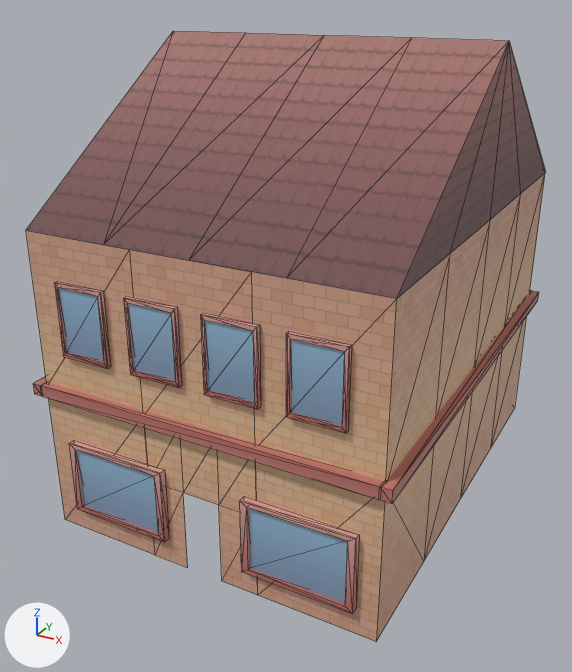
What one commit did to the FBX model Assets/art/models/HuisL.fbx.
Both versions are drawn from a 50 mm lens placed at (13.63, -12.5, 13.05), pointed at (4.03, 4.95, 4.33). Lighting does not change. The marker at lower left points along +X, +Y and +Z. Mesh edges are drawn as thin lines. Where no turn or scale is listed for an object, it has been applied to the vertices.

Before the edit, the objects in view are built like this:
```python
me_mesh = bpy.data.meshes.new('Mesh')
me_mesh.from_pydata(...)  # 215 vertices, 284 faces; spans x -0.23..9.23, y -0.22..12.3, z 0.0..12.0
me_mesh.materials.append(mat_lambert1)  # picture img_housetexturea_png
ob_huisl = bpy.data.objects.new('HuisL', me_mesh)
ob_huisl.location = (0.0, 0.0, 0.0)
```
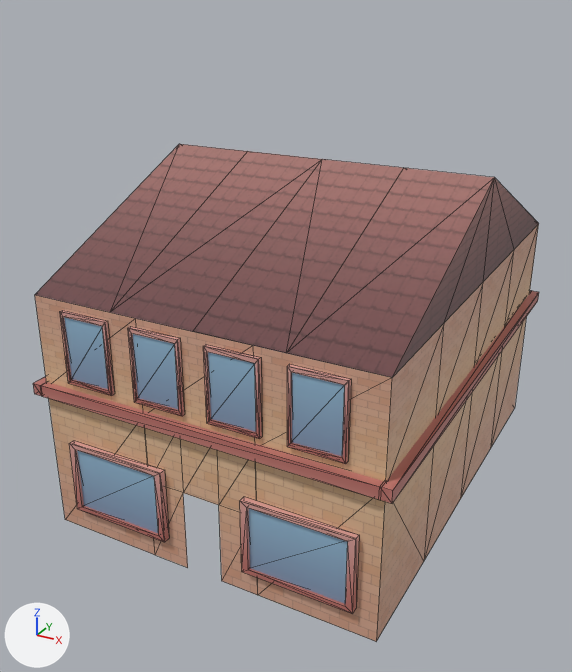
Changed parts and their boxes [x1, y1, x2, y2] in the pictures (572 x 672 px; the box of a moved part takes in the faces that stretch with it):
'HuisL', reshaped (18% shorter)
    before: [26, 31, 545, 641]
    after: [33, 144, 539, 641]
part 1 of me_mesh, moved or reshaped (not visible afterwards)
    before: [55, 281, 111, 368]
part 2 of me_mesh, moved or reshaped (not visible afterwards)
    before: [59, 288, 104, 362]
part 3 of me_mesh, moved or reshaped (not visible afterwards)
    before: [201, 313, 261, 409]
part 4 of me_mesh, moved or reshaped (not visible afterwards)
    before: [205, 321, 254, 402]
part 5 of me_mesh, moved or reshaped (not visible afterwards)
    before: [286, 331, 351, 433]
part 6 of me_mesh, moved or reshaped (not visible afterwards)
    before: [291, 340, 345, 426]
part 7 of me_mesh, moved or reshaped (not visible afterwards)
    before: [124, 296, 182, 388]
part 8 of me_mesh, moved or reshaped (not visible afterwards)
    before: [129, 304, 176, 381]
part 9 of me_mesh, added (brown)
    after: [287, 364, 351, 464]
part 10 of me_mesh, added (blue)
    after: [292, 373, 345, 456]
part 11 of me_mesh, added (brown)
    after: [203, 345, 262, 439]
part 12 of me_mesh, added (blue)
    after: [208, 352, 256, 432]
part 13 of me_mesh, added (brown)
    after: [128, 327, 184, 416]
part 14 of me_mesh, added (blue)
    after: [133, 334, 179, 410]
part 15 of me_mesh, added (brown)
    after: [60, 310, 114, 396]
part 16 of me_mesh, added (blue)
    after: [64, 317, 108, 389]
part 17 of me_mesh, moved or reshaped
    before: [26, 31, 545, 481]
    after: [35, 144, 539, 481]

The change, as a list of edits to the scene's bpy script:
```text
Change me_mesh:
    used by ob_huisl; location = (0.0, 0.0, 0.0)
    remove me_mesh.from_pydata(...)  # 215 vertices, 284 faces; spans x -0.23..9.23, y -0.22..12.3, z 0.0..12.0
    add me_mesh.from_pydata(...)  # 355 vertices, 466 faces; spans x -0.23..9.23, y -0.22..12.3, z 0.0..9.01
    me_mesh part 1: the loose piece of 16 vertices spanning x 0.83..2.17, y -0.13..-0.03, z 5.07..6.93 is scaled about its middle by (-1, -1.12, 1), then moved by (0.0, 12.12, -4.14)
    me_mesh part 2: the loose piece of 4 vertices spanning x 0.85..2.15, y -0.09, z 5.1..6.91 is moved by (0.0, 12.15, -4.14)
    me_mesh part 3: the loose piece of 16 vertices spanning x 4.83..6.17, y -0.13..-0.03, z 5.07..6.93 is scaled about its middle by (-1, -1.12, 1), then moved by (0.0, 12.12, -4.15)
    me_mesh part 4: the loose piece of 4 vertices spanning x 4.85..6.15, y -0.09, z 5.1..6.91 is moved by (0.0, 12.15, -4.15)
    me_mesh part 5: the loose piece of 16 vertices spanning x 6.83..8.17, y -0.13..-0.03, z 5.07..6.93 is scaled about its middle by (-1, -1.12, 1), then moved by (0.0, 12.12, -4.15)
    me_mesh part 6: the loose piece of 4 vertices spanning x 6.85..8.15, y -0.09, z 5.1..6.91 is moved by (0.0, 12.15, -4.15)
    me_mesh part 7: the loose piece of 16 vertices spanning x 2.83..4.17, y -0.13..-0.03, z 5.07..6.93 is scaled about its middle by (-1, -1.12, 1), then moved by (-1.99, 12.12, -0.72)
    me_mesh part 8: the loose piece of 4 vertices spanning x 2.85..4.15, y -0.09, z 5.1..6.91 is moved by (-1.99, 12.15, -0.72)
    me_mesh part 9: the loose piece of 16 vertices spanning x 6.83..8.17, y -0.13..-0.03, z 5.07..6.93 is copied, and the copy is moved by (0.0, 0.04, -0.73); it spans x 6.83..8.17, y -0.09..0.02, z 4.34..6.2
    me_mesh part 10: the loose piece of 4 vertices spanning x 6.85..8.15, y -0.09, z 5.1..6.91 is copied, and the copy is moved by (0.0, 0.04, -0.73); it spans x 6.85..8.15, y -0.05, z 4.38..6.18
    me_mesh part 11: the loose piece of 16 vertices spanning x 4.83..6.17, y -0.13..-0.03, z 5.07..6.93 is copied, and the copy is moved by (0.0, 0.04, -0.73); it spans x 4.83..6.17, y -0.09..0.02, z 4.34..6.2
    me_mesh part 12: the loose piece of 4 vertices spanning x 4.85..6.15, y -0.09, z 5.1..6.91 is copied, and the copy is moved by (0.0, 0.04, -0.73); it spans x 4.85..6.15, y -0.05, z 4.38..6.18
    me_mesh part 13: the loose piece of 16 vertices spanning x 2.83..4.17, y -0.13..-0.03, z 5.07..6.93 is copied, and the copy is moved by (0.0, 0.04, -0.73); it spans x 2.83..4.17, y -0.09..0.02, z 4.34..6.2
    me_mesh part 14: the loose piece of 4 vertices spanning x 2.85..4.15, y -0.09, z 5.1..6.91 is copied, and the copy is moved by (0.0, 0.04, -0.73); it spans x 2.85..4.15, y -0.05, z 4.38..6.18
    me_mesh part 15: the loose piece of 16 vertices spanning x 0.83..2.17, y -0.13..-0.03, z 5.07..6.93 is copied, and the copy is moved by (0.0, 0.04, -0.73); it spans x 0.83..2.17, y -0.09..0.02, z 4.34..6.2
    me_mesh part 16: the loose piece of 4 vertices spanning x 0.85..2.15, y -0.09, z 5.1..6.91 is copied, and the copy is moved by (0.0, 0.04, -0.73); it spans x 0.85..2.15, y -0.05, z 4.38..6.18
    me_mesh part 17: 23 vertices moved from x 0.0..9.0, y 0.0..12.02, z 8.0..12.0 to x 0.0..9.0, y 0.0..12.02, z 6.43..9.01; 4 vertices removed from x 4.51..6.76, y 0.0..6.01, z 8.0..12.0; 8 vertices added at x 4.51..6.76, y 0.0..12.06, z 4.37..9.01
```
